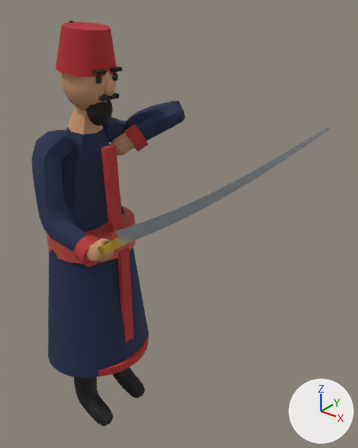
What one commit did to the glTF model models/era2/usmonli_otliq.glb.
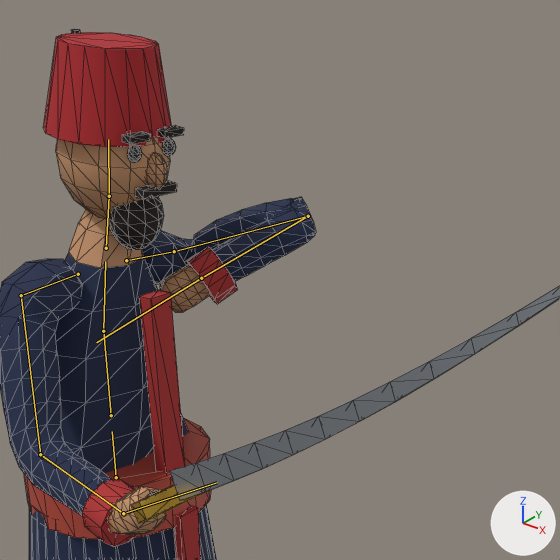
Each version appears first whole from a camera (50 mm lens) standing at (1.481, -1.269, 1.906) and looking at (0.39, 0.095, 1.06), and next in a close-up on the part from 10% to 84% of the width and 1% to 61% of the height. Arrows for +X, +Y and +Z are at lower right; the lights stay in place. The last two pictures show the newer version. Both versions are drawn at frame 24 of the action 'Block'; the numbers are the values there. The bones that change, and the others that lie on the model, are drawn over the model as lines in the close-ups. The close-ups show mesh edges as thin lines.

In view in the first close-up: 'Body', 'Sword'.
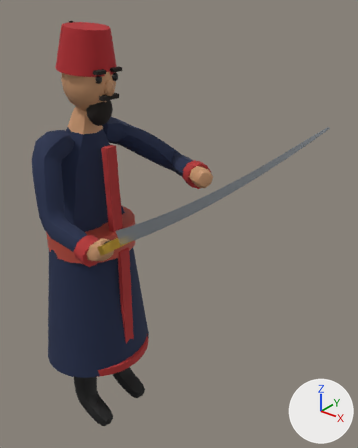
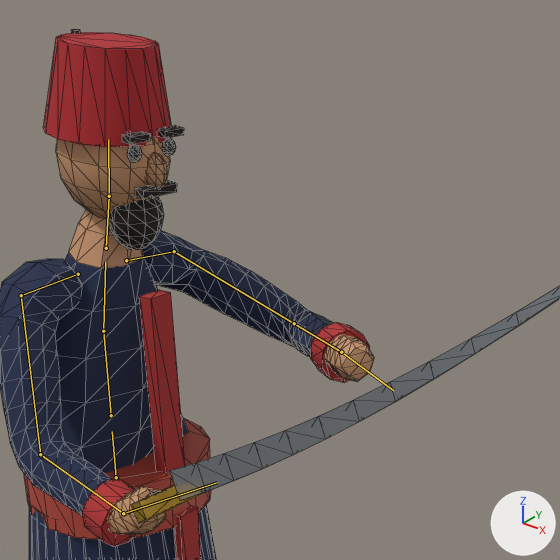
Where the change shows, as pixel boxes [x1, y1, x2, y2] in the close-ups (560 x 560 px):
```json
{"object": "Body", "change": "posed", "before": [0, 29, 316, 560], "after": [0, 29, 374, 560]}
{"bone": "UpperArm.L", "before": "(174, 251) to (308, 216)", "after": "(174, 251) to (294, 323)"}
{"bone": "ForeArm.L", "before": "(308, 216) to (201, 278)", "after": "(294, 323) to (341, 352)"}
```

Scene script edits in JSON lines:
```json
{"block": "bone_upperarm_l", "where": "bone_upperarm_l = bpy.data.objects['Rig'].pose.bones['UpperArm.L']  # child of 'Shoulder.L'"}
{"op": "set", "path": "bone_upperarm_l.rotation_quaternion", "old": "(0.527, 0.103, -0.276, -0.797)", "new": "(0.829, 0.087, -0.135, -0.535)", "note": "degrees (34, -7, -115) -> degrees (17, -7, -67)"}
{"block": "bone_forearm_l", "where": "bone_forearm_l = bpy.data.objects['Rig'].pose.bones['ForeArm.L']  # child of 'UpperArm.L'"}
{"op": "set", "path": "bone_forearm_l.rotation_quaternion", "old": "(0.139, -0.825, 0.177, -0.518)", "new": "(0.807, -0.193, 0.387, -0.402)", "note": "degrees (-136, -54, -47) -> degrees (-45, 28, -65)"}
```
